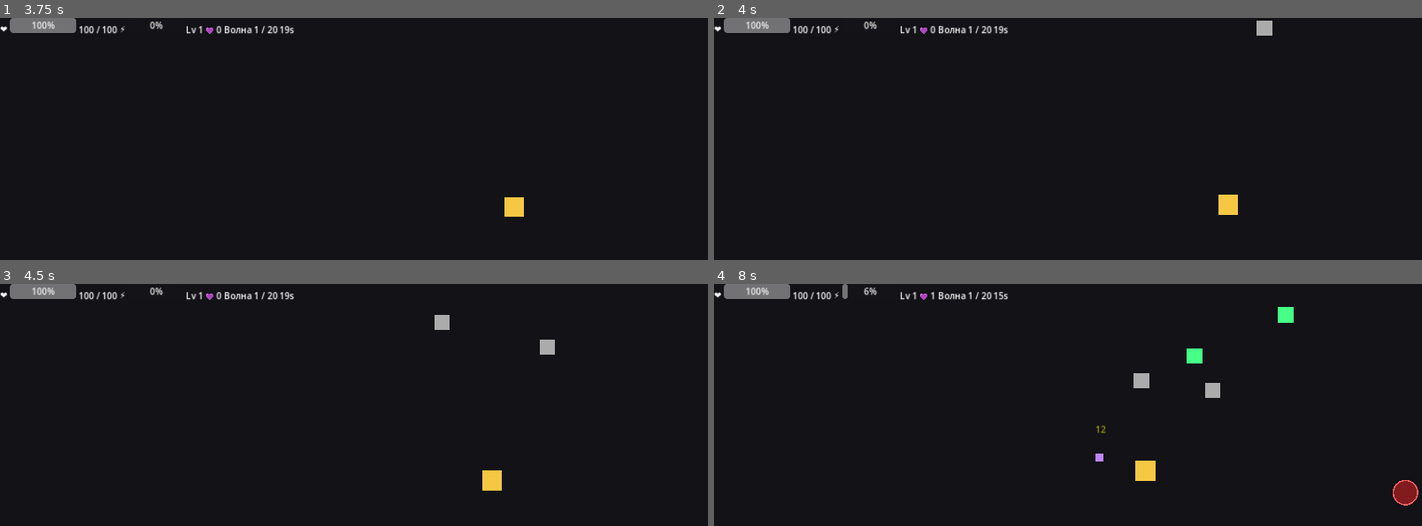
Above: before the commit, frames 1-4 (two rows, left to right).
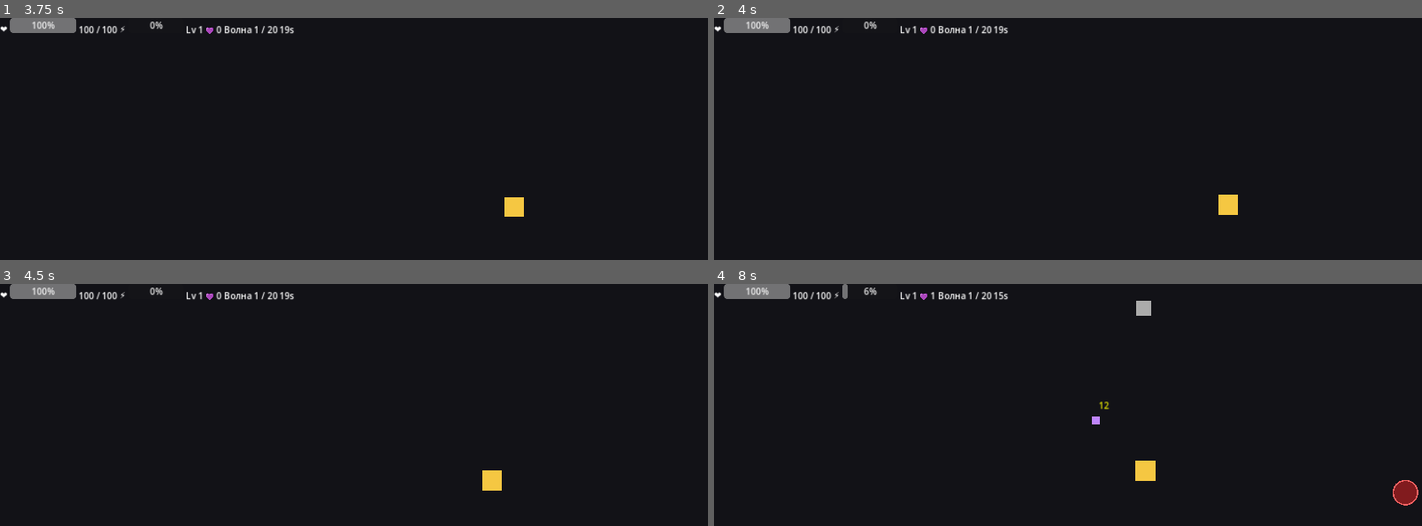
Above: after the commit, the same moments.

Repository: BLXCKBXXST/brotato-mini
Game: Godot game, scene res://scenes/Main.tscn
Two runs of this game, one before a commit and one after it. Both use one fixed random seed, a clock stepped at 60 frames per second and the inputs below.
Inputs:
- Up to frame 1 (3.75 s): click "▶ Начать игру" at 0.5 s; tap Enter at 1.25 s; hold D (move_right) 1.28-2.03 s; hold S (move_down) 2.03-2.78 s; tap Space at 2.75 s; hold D (move_right) 2.78-3.53 s; hold W (move_up) from 3.53 s (still down)
- Up to frame 2 (4 s): keep holding W (move_up)
- Up to frame 3 (4.5 s): release W (move_up) at 4.28 s; hold A (move_left) from 4.28 s (still down)
- Up to frame 4 (8 s): release A (move_left) at 5.78 s; hold S (move_down) 5.78-6.53 s; hold D (move_right) 6.53-7.28 s; hold W (move_up) from 7.28 s (still down)

Frame 1 is identical in both runs. In frame 2, 0.1% of the frame differs, in the area x 76-79%, y 1-8%; in frame 3, 0.3%; in frame 4, 0.8%, in the area x 53-82%, y 6-74%.

Commit message:
fix: update Enemy.gd ARENA_MIN/MAX to 1300x1300 arena

Diff:
--- a/scripts/Enemy.gd
+++ b/scripts/Enemy.gd
@@ -14,9 +14,9 @@
 var is_dying: bool  = false
 var _orig_color := Color.WHITE
 
-# границы арены (совпадают с Arena ColorRect)
-const ARENA_MIN := Vector2(190, 60)
-const ARENA_MAX := Vector2(1090, 720)
+# Арена 1300x1300, центр (640, 390)
+const ARENA_MIN := Vector2(-10, -260)
+const ARENA_MAX := Vector2(1290, 1040)
 const HALF_E    := Vector2(16, 16)
 
 const DAMAGE_INTERVAL  := 0.5
